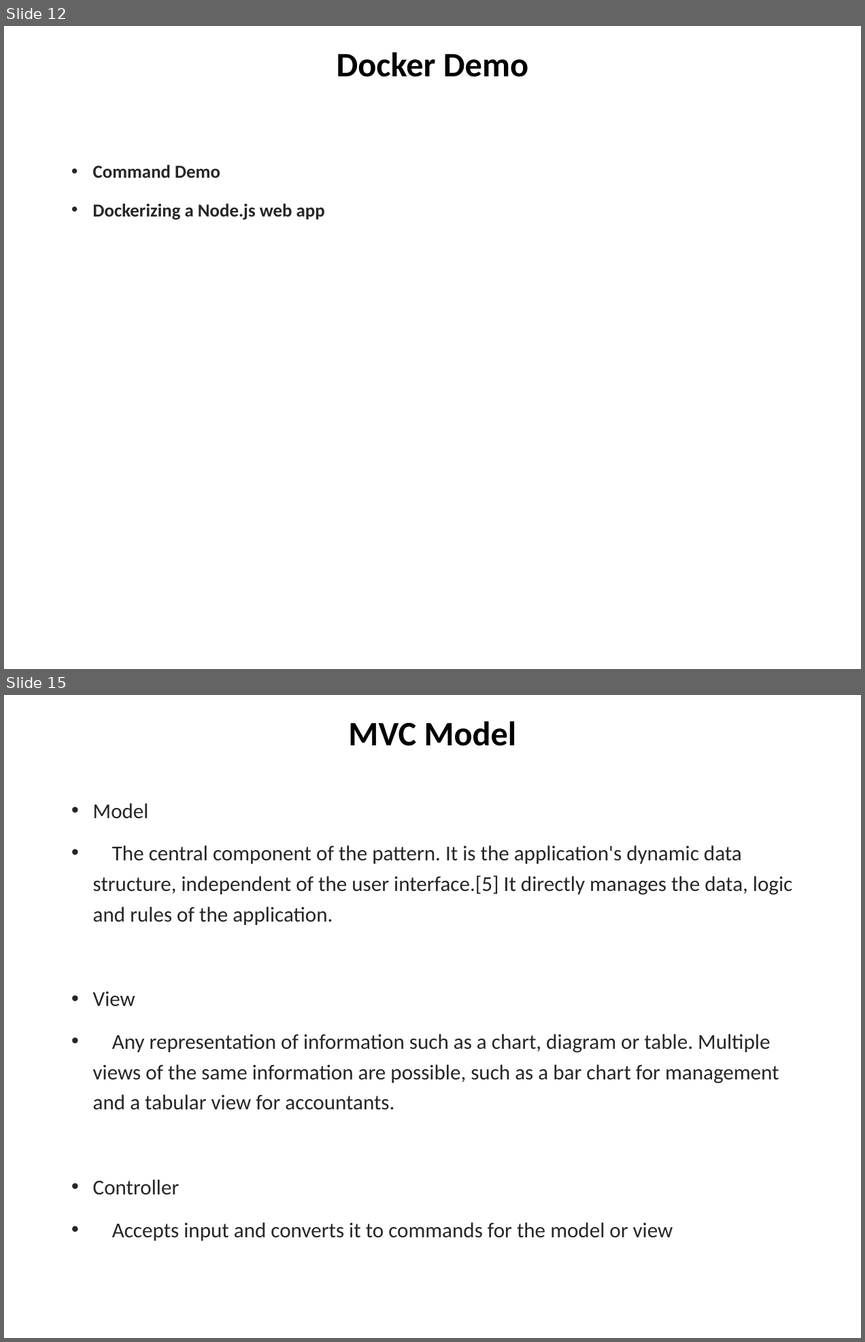
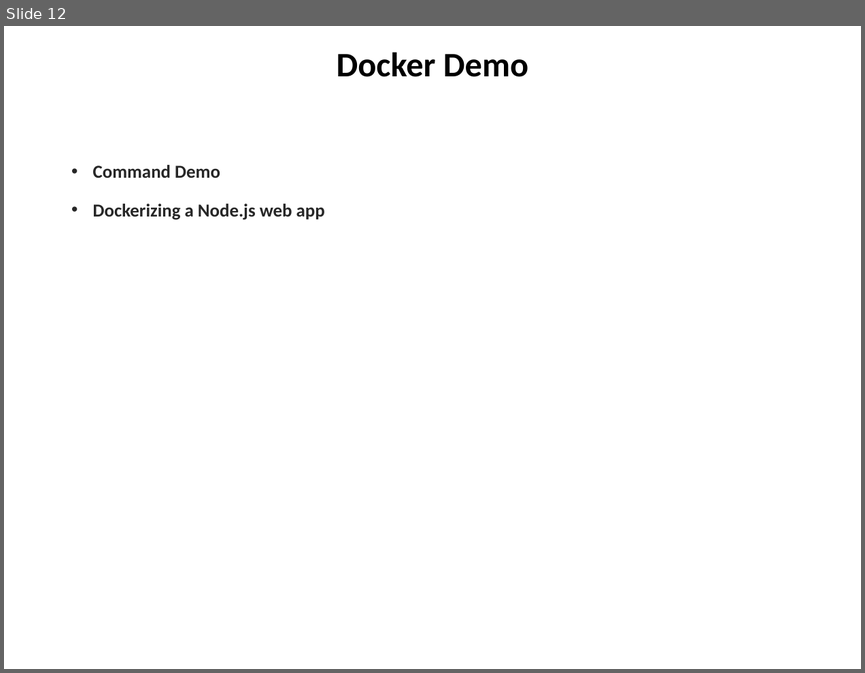
Before and after one commit to chuacw/SGUS-Slides, a slide deck: BCI - Batch2 - Day5 - Docker & Node & Express.pptx. Shown one above the other, each under a label of ours: slides 12 and 15 before the commit, slide 12 after it; the slides between them are not shown. The pictures are 865x1342 and 865x673 pixels, drawn with LibreOffice and Linux fonts; fonts in the diff are those of the drawing. Boxes give left, top, right and bottom in pixels: in the first picture for what was removed or moved away, otherwise in the second. Text is boxed around its words. In the diff, an @@ line names an element or a change of style, - is before the commit and + after.

```diff
--- a/BCI - Batch2 - Day5 - Docker & Node & Express.pptx
+++ b/BCI - Batch2 - Day5 - Docker & Node & Express.pptx
@@ slide 15 removed at (4, 695, 861, 1338), background #FFFFFF @@
@@ title removed at (348, 721, 517, 746) @@
-MVC Model
@@ text removed at (93, 803, 792, 1240) @@
-• Model
-• The central component of the pattern. It is the application's dynamic data structure, independent of the user interface.[5] It directly manages the data, logic and rules of the application.
-• View
-• Any representation of information such as a chart, diagram or table. Multiple views of the same information are possible, such as a bar chart for management and a tabular view for accountants.
-• Controller
-• Accepts input and converts it to commands for the model or view
```
Also in this commit, not shown: 25 other slides removed, 13 other files.
